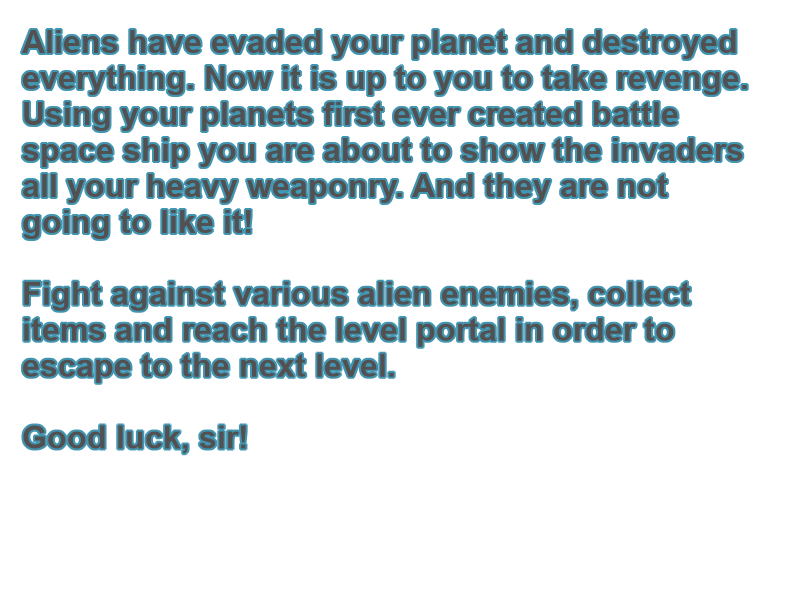
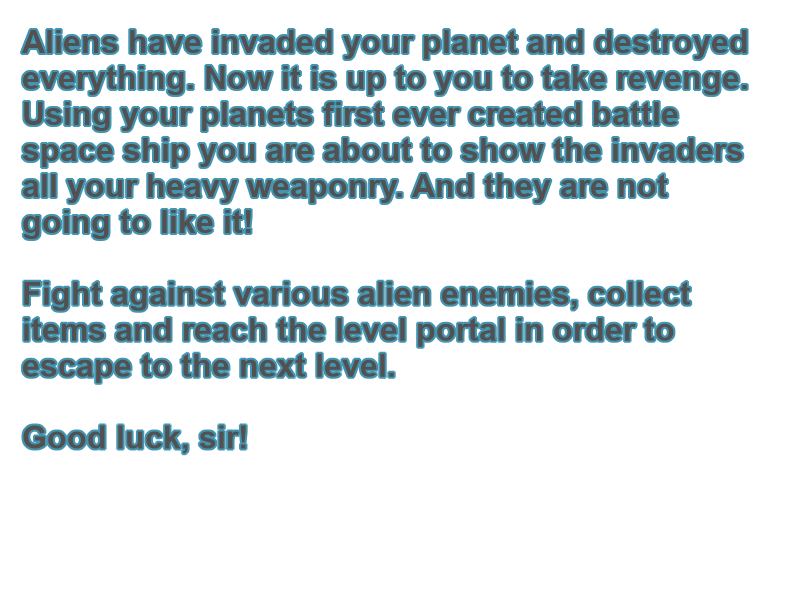
The second 800 × 600 image is a revision of the first. Changes to its layers:
renamed "Aliens have evaded your planet..." to "Aliens have invaded your plane...", painted on it over [left=210, top=30, right=747, bottom=61]
painted on "Outline" over [left=210, top=28, right=749, bottom=61]
